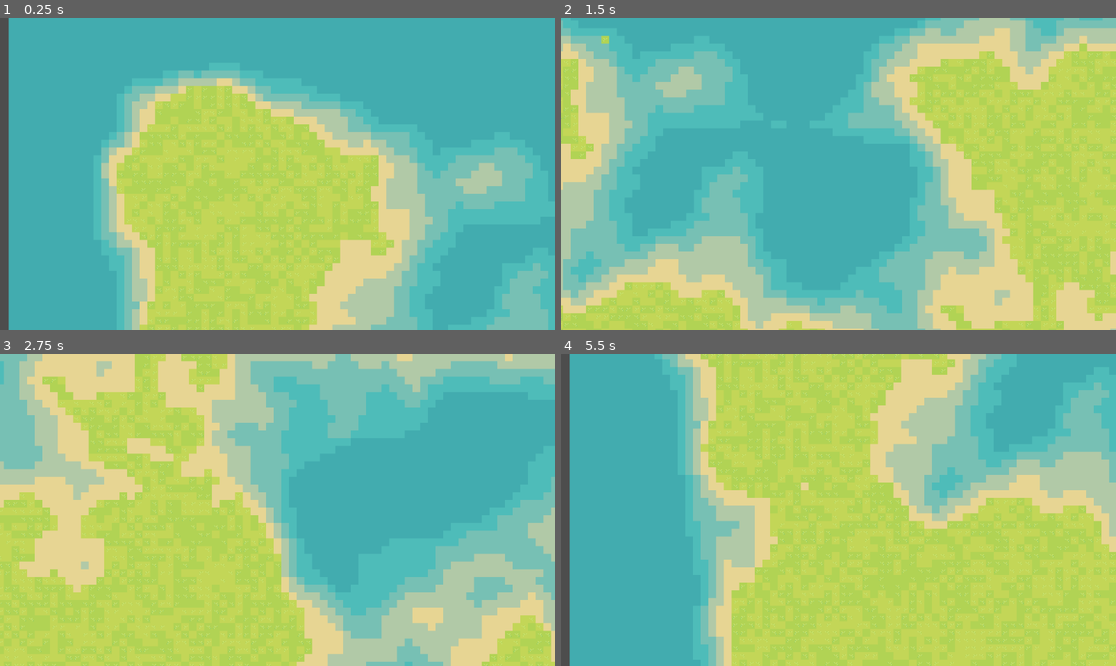
Above: before the commit, frames 1-4 (two rows, left to right).
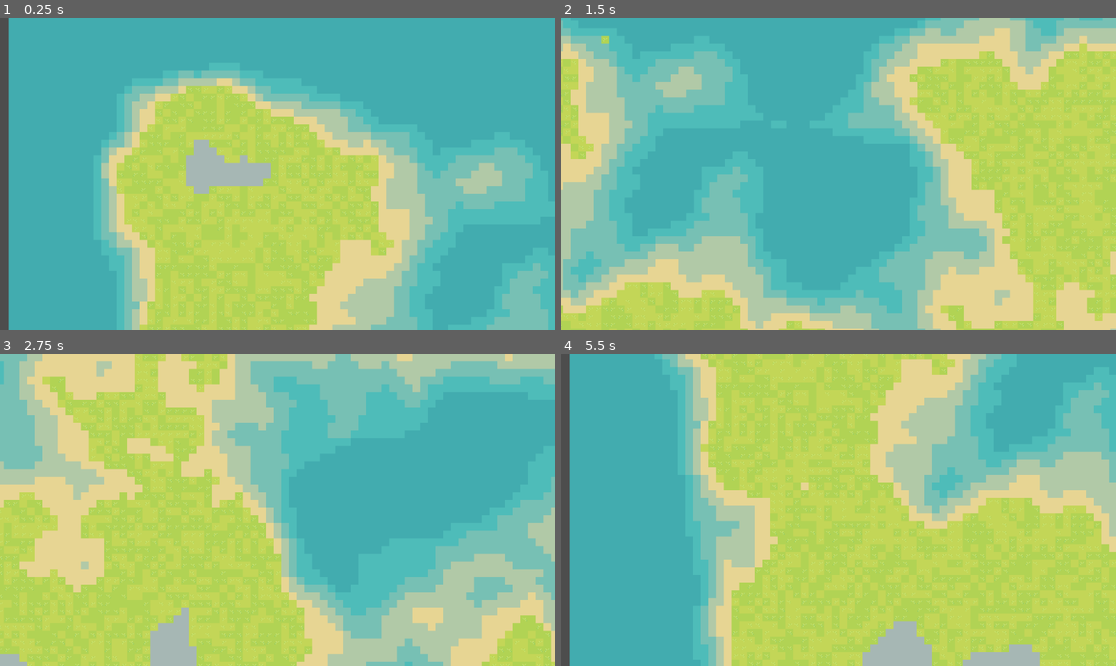
Above: after the commit, the same moments.

Repository: Nathanjp91/my-first-godot
Game: Godot game, scene res://scenes/world.tscn
The game is run twice, just before and just after one commit, with the same random seed, the same clock (stepped at 60 frames per second) and the same inputs.
Inputs (mouse positions are in pixels of both pictures, inside the frame that each line leads up to):
- Up to frame 1 (0.25 s): no input
- Up to frame 2 (1.5 s): tap Enter at 0.5 s; move the mouse to (960, 158) at 0.52 s; hold D (move_right) 0.53-1.28 s; click (960, 158) at 0.67 s; move the mouse to (727, 189) at 1.27 s; hold S (move_down) from 1.28 s (still down); click (727, 189) at 1.42 s
- Up to frame 3 (2.75 s): move the mouse to (333, 441) at 2.02 s; release S (move_down) at 2.03 s; hold D (move_right) from 2.03 s (still down); click (333, 441) at 2.17 s
- Up to frame 4 (5.5 s): move the mouse to (810, 572) at 2.77 s; release D (move_right) at 2.78 s; hold W (move_up) 2.78-3.53 s; click (810, 572) at 2.92 s; move the mouse to (1005, 556) at 3.52 s; hold A (move_left) 3.53-5.03 s; click (1005, 556) at 3.67 s; move the mouse to (672, 463) at 4.27 s; click (672, 463) at 4.42 s; move the mouse to (866, 510) at 5.02 s; hold S (move_down) from 5.03 s (still down); click (866, 510) at 5.17 s

The runs differ from the first frame. In frame 1, 2.2% of the frame differs, in the area x 28-71%, y 22-100%; in frame 2, 0.7%; in frame 3, 2.2%; in frame 4, 3.3%, in the area x 28-100%, y 0-100%.

Commit message:
mountain generation

Diff:
--- a/scripts/tile_map.gd
+++ b/scripts/tile_map.gd
@@ -11,6 +11,7 @@
 @export var HEIGHT = 200
 @export var WIDTH = 200
 @export var OCEAN_CUTOFFS = [0.3, 0.35, 0.4, 0.45, 0.5]
+@export var MOUNTAIN_CUTOFFS = [0.8, 0.95]
 @export var EDGE_CUTOFF = 20
 var rng = RandomNumberGenerator.new()
 # Called when the node enters the scene tree for the first time.
@@ -77,6 +78,12 @@
 			elif h < OCEAN_CUTOFFS[4] * height_diff:
 				tile = TILES["Shore"]
 				subtile = Vector2i(0,0)
+			elif h > MOUNTAIN_CUTOFFS[1] * height_diff:
+				tile = TILES["Snow"]
+				subtile = Vector2i(4, 0)
+			elif h > MOUNTAIN_CUTOFFS[0] * height_diff:
+				tile = TILES["Snow"]
+				subtile = Vector2i(5, 0)
 			else:
 				tile = TILES["Grass"]
 				subtile = Vector2i(rng.randi_range(0, tile["size"][0] - 1), rng.randi_range(0, tile["size"][1] - 1))
@@ -95,4 +102,4 @@
 		print(local_to_map(pos))
 		var tile_loc = local_to_map(pos)
 		set_cell(0, tile_loc, 3, Vector2i(1,1))
-		print("Mous Click at: ", event.position)
+		print("Mouse Click at: ", event.position)
